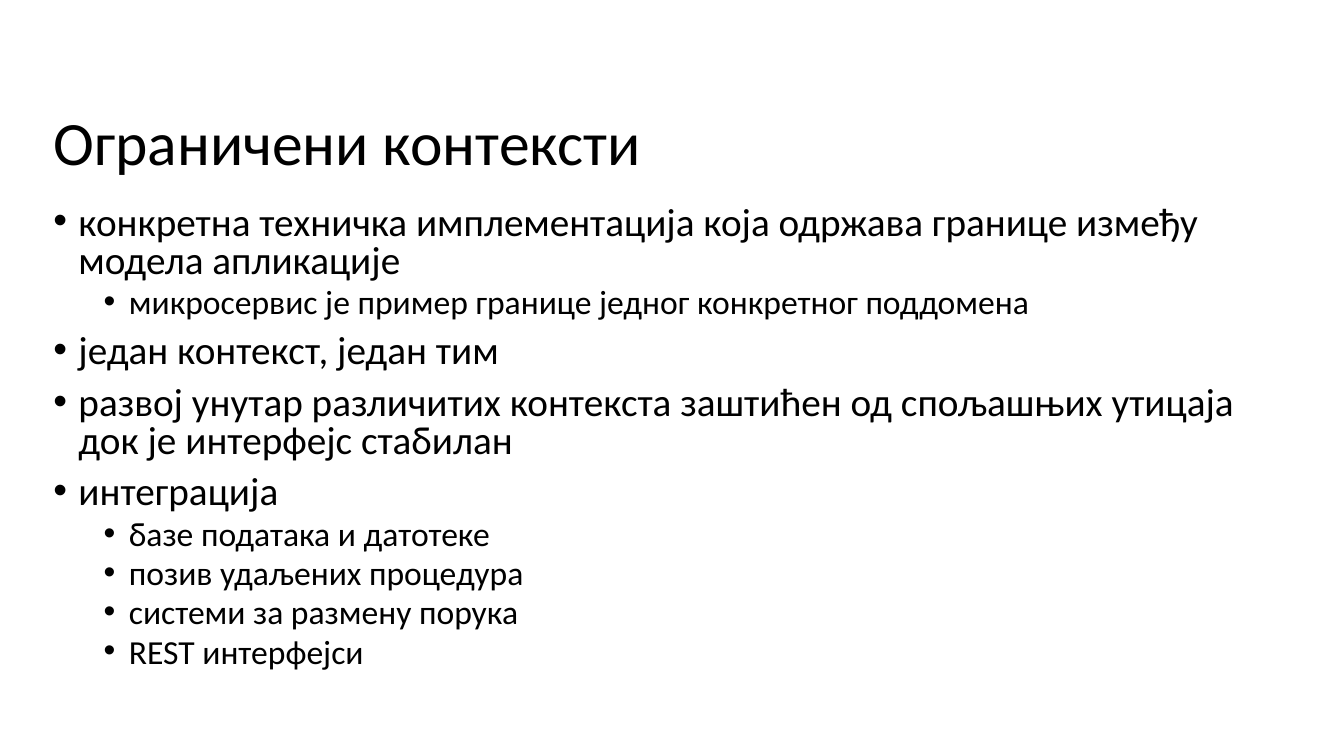
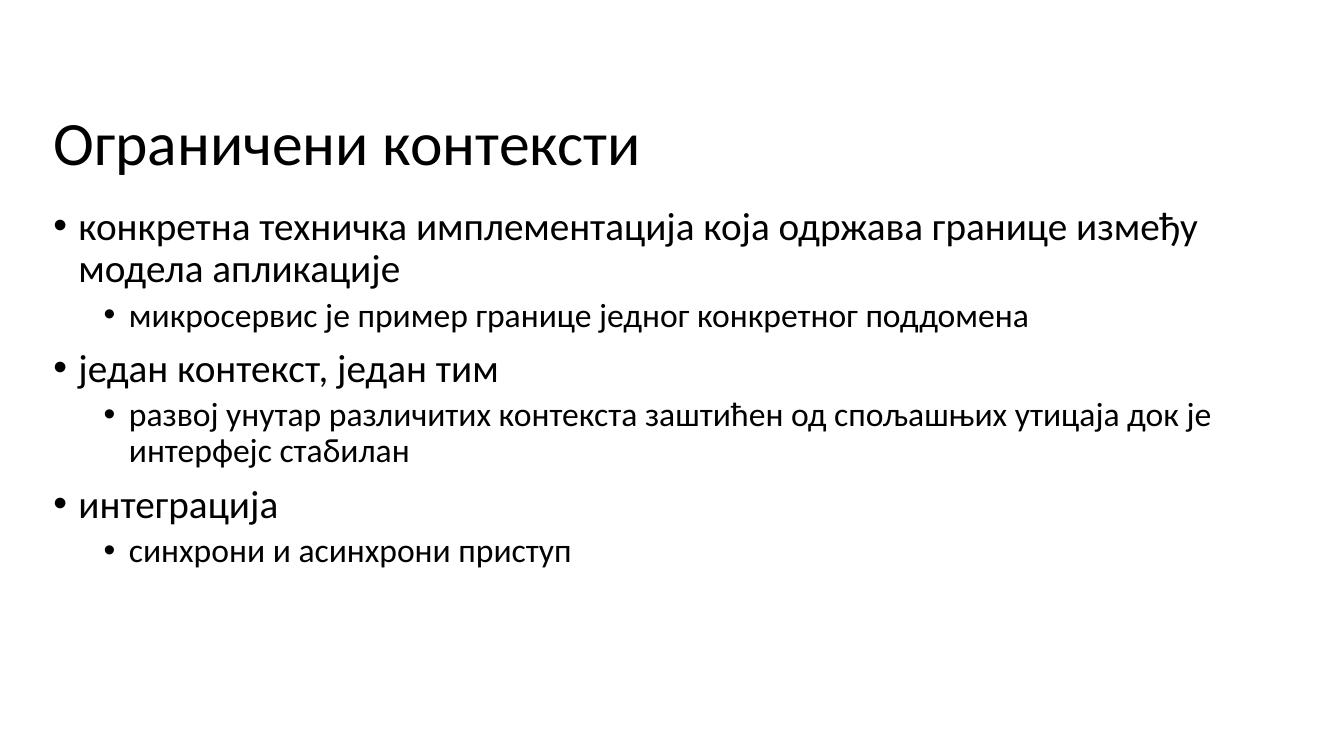
Before and after one commit to miki208/master-rad, a slide deck: slide 5 of slajdovi/master.pptx (slide 6 before the commit). Drawn at 1344x756 pixels with LibreOffice and Linux fonts; fonts in the diff are those of the drawing; background and template pictures are left out. Boxes give left, top, right and bottom in pixels: in the first picture for what was removed or moved away, otherwise in the second. Text is boxed around its words. In the diff, an @@ line names an element or a change of style, - is before the commit and + after.

```diff
--- a/slajdovi/master.pptx
+++ b/slajdovi/master.pptx
@@ text at box(78, 212, 1212, 525): size 28 to 24 pt in "развој унутар различитих контекста заштићен од спољашњих ..."; line spacing 0.8 to 0.9; list level 1 to 2 in "развој унутар различитих контекста заштићен ..." @@
@@ text at box(129, 545, 571, 568): text changed @@
-  • базе података и датотеке
-  • позив удаљених процедура
-  • системи за размену порука
-  • REST интерфејси
+  • синхрони и асинхрони приступ
```
Also in this commit, not shown: 6 other slides changed, 1 slide removed.
